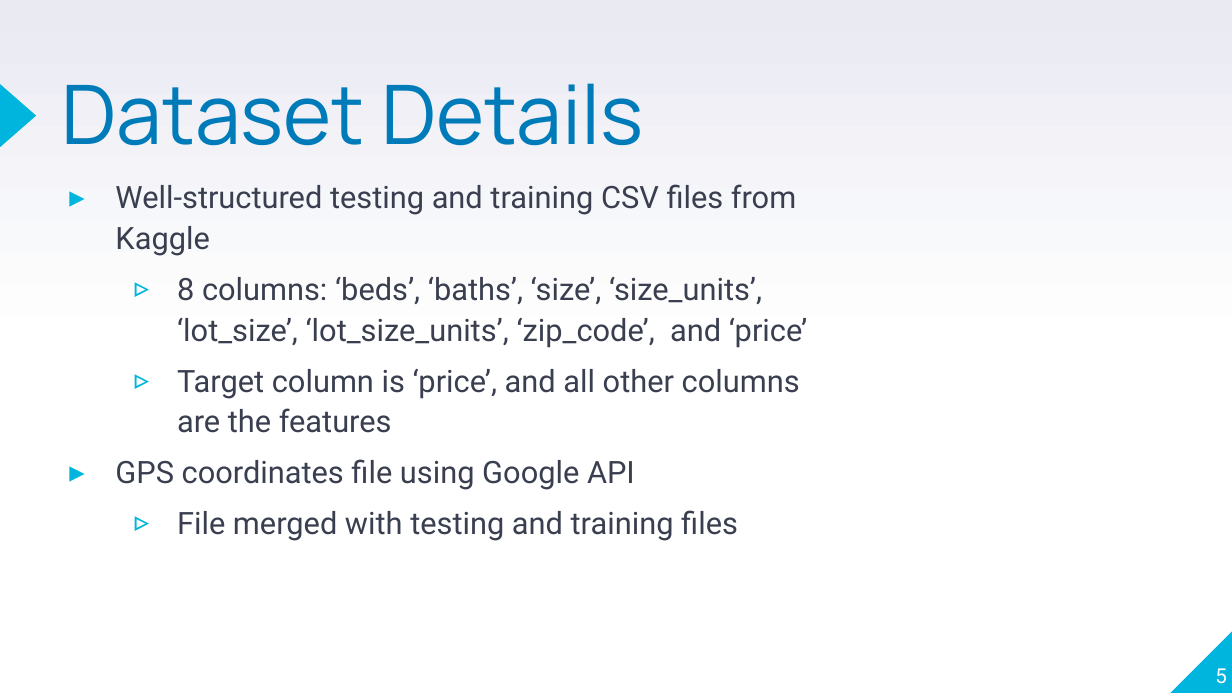
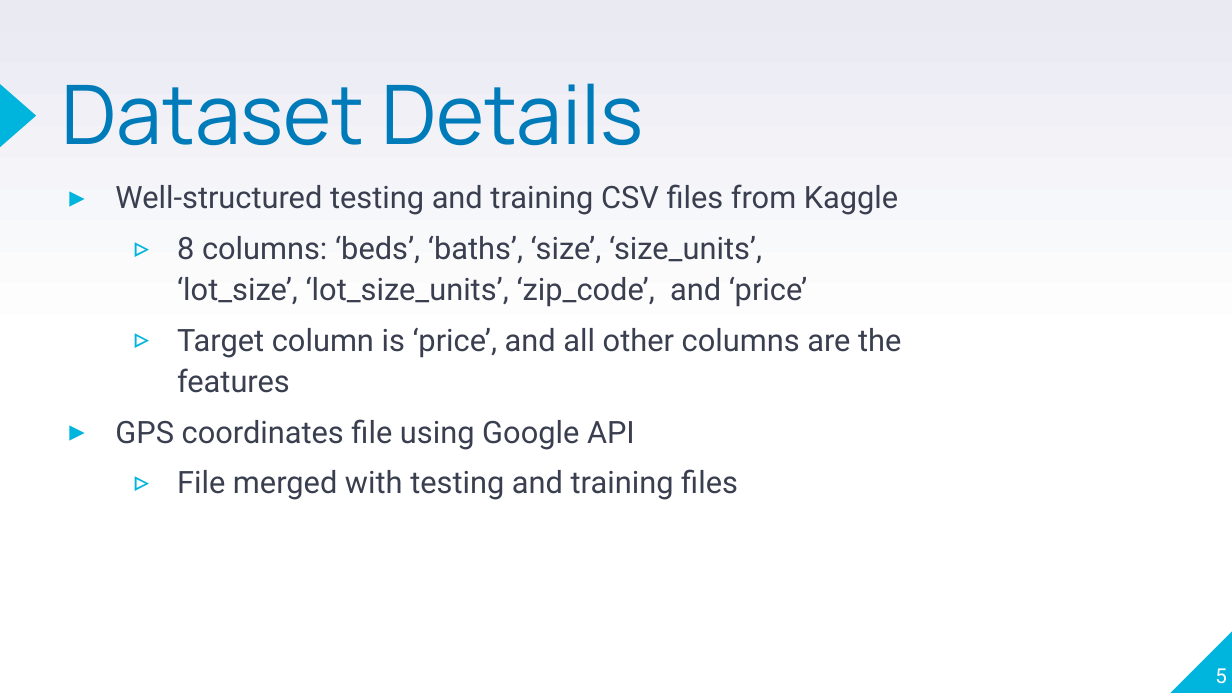
Before and after one commit to Tomas-habte/House_Price_Prediction_Project, a slide deck: slide 5 of House Price Prediction Project.pptx. Drawn at 1232x693 pixels with LibreOffice and Linux fonts; fonts in the diff are those of the drawing. Boxes give left, top, right and bottom in pixels: in the first picture for what was removed or moved away, otherwise in the second. Text is boxed around its words. In the diff, an @@ line names an element or a change of style, - is before the commit and + after.

```diff
--- a/House Price Prediction Project.pptx
+++ b/House Price Prediction Project.pptx
@@ text "Well-structured testing and training CSV ..." rewrapped from bbox=[115, 184, 807, 541] to bbox=[115, 184, 901, 500] @@
```
